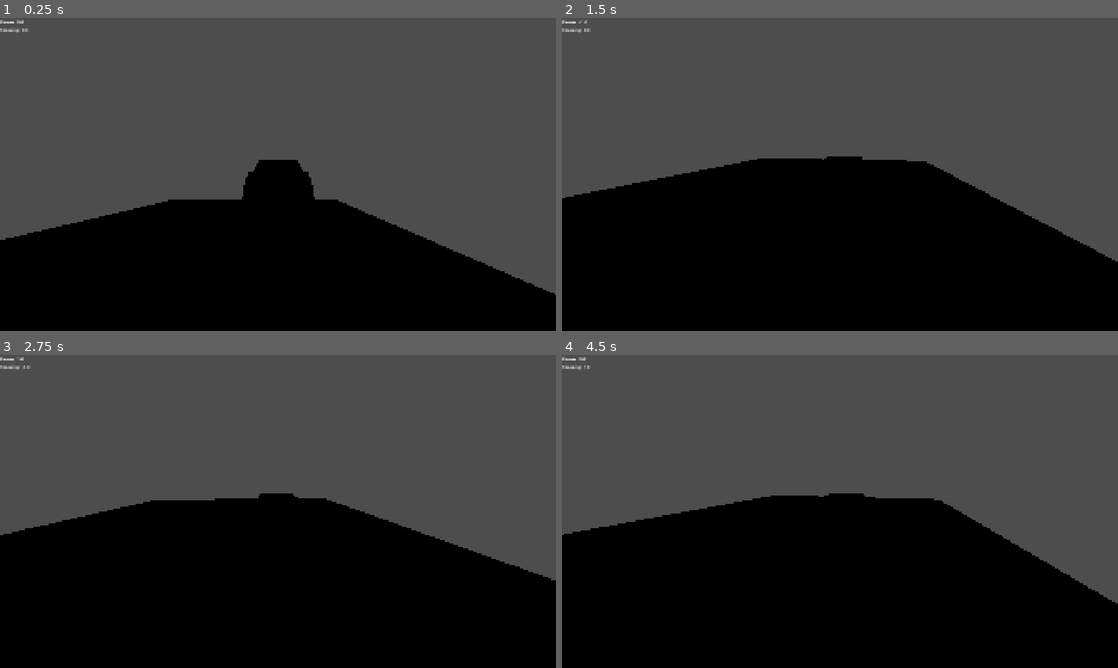
Above: before the commit, frames 1-4 (two rows, left to right).
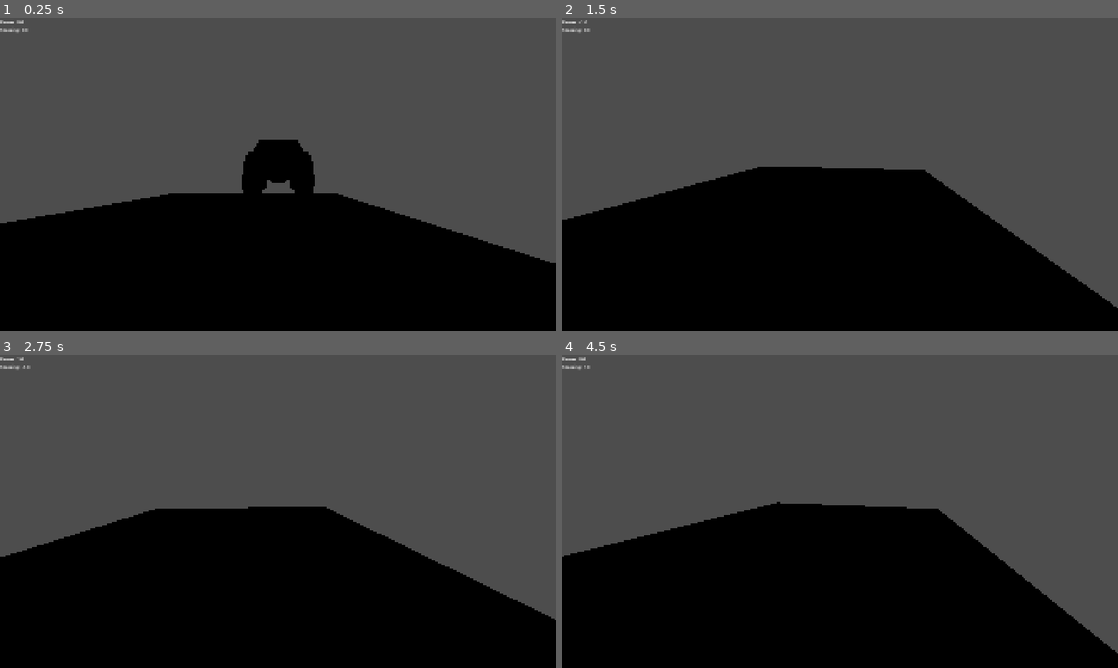
Above: after the commit, the same moments.

Repository: Another-Game-Studio/menu-template
Game: Godot game, scene res://scenes/TestScene.tscn
The game is run twice, just before and just after one commit, with the same random seed, the same clock (stepped at 60 frames per second) and the same inputs. This scene is started directly instead of the project's main scene.
Inputs (mouse positions are in pixels of both pictures, inside the frame that each line leads up to):
- Up to frame 1 (0.25 s): no input
- Up to frame 2 (1.5 s): move the mouse to (867, 174) at 0.52 s; hold Right (right) 0.53-1.28 s; hold Up (gas) 0.53-1.28 s; tap Space (jump) at 0.77 s; tap Enter at 1.25 s; move the mouse to (812, 174) at 1.27 s; hold Down (brake) from 1.28 s (still down); tap Up (gas) at 1.35 s
- Up to frame 3 (2.75 s): tap Space (jump) at 1.52, 2 s; move the mouse to (289, 505) at 2.02 s; release Down (brake) at 2.03 s; hold Right (right) from 2.03 s (still down); hold Up (gas) from 2.03 s (still down)
- Up to frame 4 (4.5 s): tap Enter at 2.75, 4.25 s; move the mouse to (834, 517) at 2.77 s; release Up (gas) at 2.78 s; tap Up (gas) at 2.85, 4.35 s; tap Space (jump) at 3.02, 3.5, 3.77 s; move the mouse to (878, 514) at 3.52 s; release Right (right) at 3.53 s; hold Up (gas) 3.53-4.28 s; hold Left (left) from 3.53 s (still down); move the mouse to (795, 508) at 4.27 s

The runs differ from the first frame. In frame 1, 4.8% of the frame differs, in the area x 0-100%, y 38-89%; in frame 2, 5.7%; in frame 3, 5.5%; in frame 4, 5.8%, in the area x 0-100%, y 44-96%.

Commit message:
Revert "Small checks"
This reverts commit dfe18b72d7680049c2251098e6f260142bc55c30.

Diff:
--- a/scenes/car/camera.gd
+++ b/scenes/car/camera.gd
@@ -4,7 +4,7 @@
 
 func _ready() -> void:
 	Input.set_mouse_mode(Input.MOUSE_MODE_CAPTURED)
-	#set_as_top_level(true)
+	set_as_top_level(true)
 
 
 func _input(event : InputEvent) -> void:
--- a/scenes/car/car.gd
+++ b/scenes/car/car.gd
@@ -19,8 +19,8 @@
 	var power : float = controls.power
 	var direction : float = controls.steering
 
-	var RPM_left : float = abs(%wheel_back_left.get_rpm())
-	var RPM_right : float = abs(%wheel_back_right.get_rpm())
+	var RPM_left : float = abs($wheel_back_left.get_rpm())
+	var RPM_right : float = abs($wheel_back_right.get_rpm())
 	var RPM : float = (RPM_left+RPM_right)/2.0
 	var torque : float = power * max_torque * (1.0-RPM/max_RPM)
 	engine_force = torque
--- a/scenes/car/car.tscn
+++ b/scenes/car/car.tscn
@@ -188,7 +188,6 @@
 shadow_mesh = SubResource("ArrayMesh_586en")
 
 [node name="Car" type="VehicleBody3D" node_paths=PackedStringArray("controls")]
-mass = 200.0
 script = ExtResource("1_yhfra")
 controls = NodePath("PlayerController")
 
@@ -206,7 +205,6 @@
 skeleton = NodePath("")
 
 [node name="wheel_front_left" type="VehicleWheel3D" parent="."]
-unique_name_in_owner = true
 transform = Transform3D(1, 0, 0, 0, 1, 0, 0, 0, 1, 0.5, 0.3, 0.81)
 use_as_steering = true
 wheel_radius = 0.3
@@ -217,7 +215,6 @@
 skeleton = NodePath("")
 
 [node name="wheel_front_right" type="VehicleWheel3D" parent="."]
-unique_name_in_owner = true
 transform = Transform3D(1, 0, 0, 0, 1, 0, 0, 0, 1, -0.5, 0.3, 0.81)
 use_as_steering = true
 wheel_radius = 0.3
@@ -228,7 +225,6 @@
 skeleton = NodePath("")
 
 [node name="wheel_back_left" type="VehicleWheel3D" parent="."]
-unique_name_in_owner = true
 transform = Transform3D(1, 0, 0, 0, 1, 0, 0, 0, 1, 0.5, 0.3, -0.81)
 use_as_traction = true
 wheel_radius = 0.3
@@ -239,7 +235,6 @@
 skeleton = NodePath("")
 
 [node name="wheel_back_right" type="VehicleWheel3D" parent="."]
-unique_name_in_owner = true
 transform = Transform3D(1, 0, 0, 0, 1, 0, 0, 0, 1, -0.5, 0.3, -0.81)
 use_as_traction = true
 wheel_radius = 0.3
@@ -250,7 +245,6 @@
 skeleton = NodePath("")
 
 [node name="CameraArm" type="SpringArm3D" parent="."]
-transform = Transform3D(1, 0, 0, 0, 1, 0, 0, 0, 1, 0, 0.732801, 0)
 collision_mask = 0
 spring_length = 5.0
 script = ExtResource("3_x7uf8")
